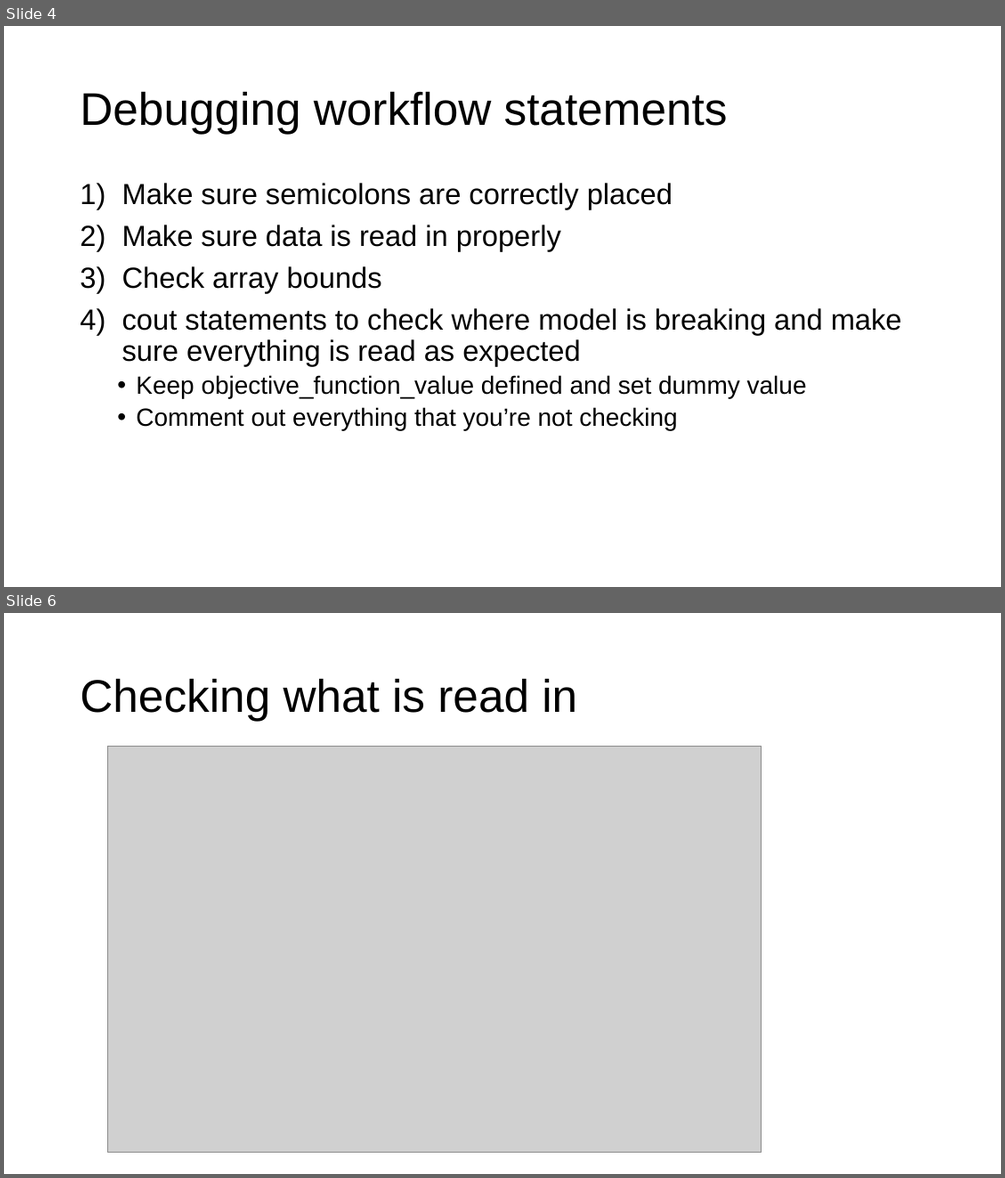
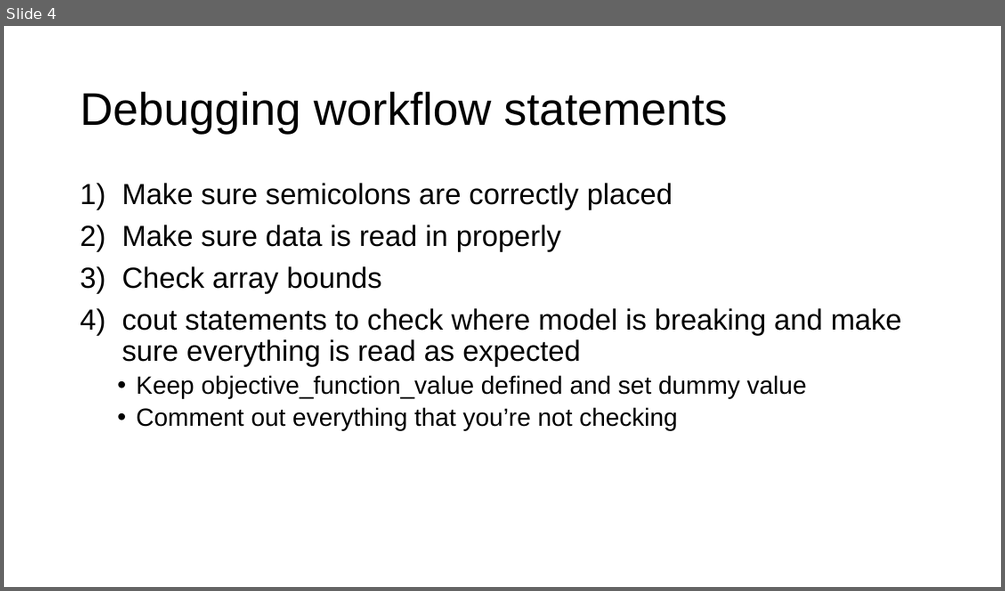
Before and after one commit to merrillrudd/ADMB_course, a slide deck: Day1/1e_Debugging/Debugging.pptx. Shown one above the other, each under a label of ours: slides 4 and 6 before the commit, slide 4 after it; the slides between them are not shown. The pictures are 1005x1178 and 1005x591 pixels, drawn with LibreOffice and Linux fonts; fonts in the diff are those of the drawing; grey boxes stand for pictures. Boxes give left, top, right and bottom in pixels: in the first picture for what was removed or moved away, otherwise in the second. Text is boxed around its words. In the diff, an @@ line names an element or a change of style, - is before the commit and + after.

```diff
--- a/Day1/1e_Debugging/Debugging.pptx
+++ b/Day1/1e_Debugging/Debugging.pptx
@@ slide 6 removed at (4,613,1001,1174), background #FFFFFF @@
@@ title removed at (80,678,577,721) @@
-Checking what is read in
@@ picture removed at (108,747,761,1152) @@
```
Also in this commit, not shown: 1 slide changed, 54 other files.
